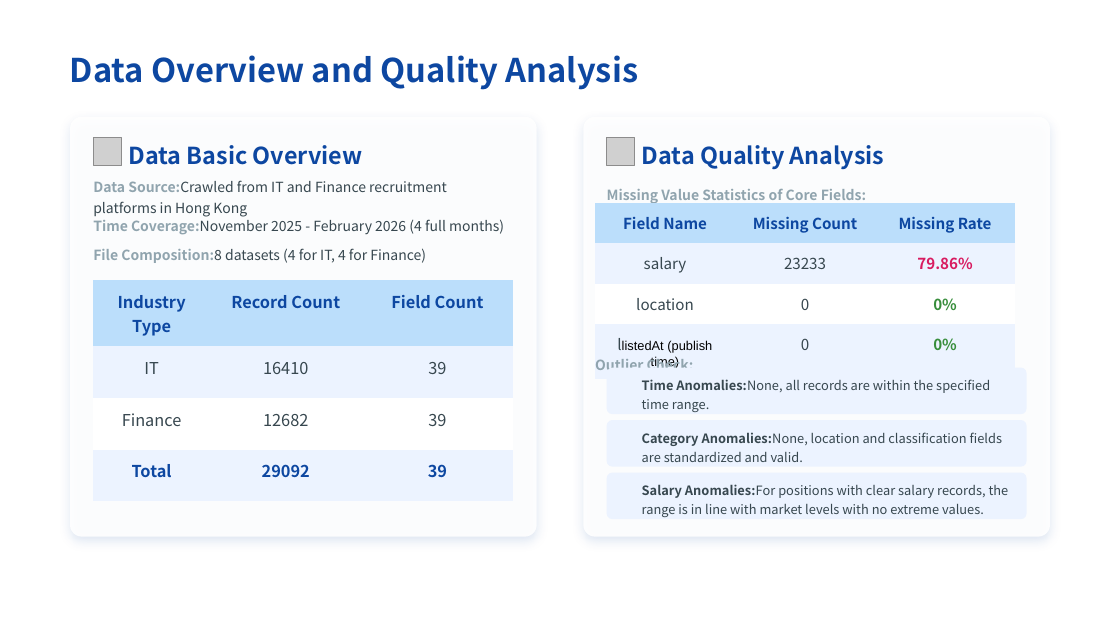
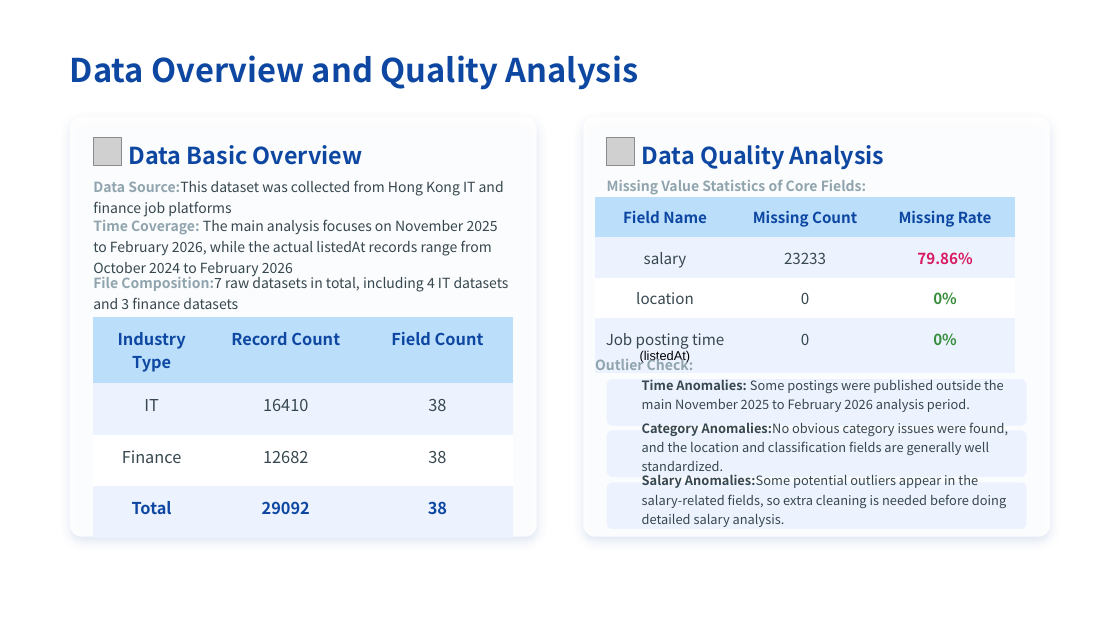
Before and after one commit to Nagikawa/hong-kong-fintech-career-analyst, a slide deck: slide 2 of 7810 section2.pptx. Drawn at 1120x630 pixels with LibreOffice and Linux fonts; fonts in the diff are those of the drawing; grey boxes stand for pictures; background and template pictures are left out. Boxes give left, top, right and bottom in pixels: in the first picture for what was removed or moved away, otherwise in the second. Text is boxed around its words. In the diff, an @@ line names an element or a change of style, - is before the commit and + after.

```diff
--- a/7810 section2.pptx
+++ b/7810 section2.pptx
@@ text "Missing Value Statistics of Core ...": place and size @@
-text "Missing Value Statistics of Core ..." at [607, 189, 866, 204]
+text "Missing Value Statistics of Core ..." at [607, 180, 866, 195]
@@ text at [93, 180, 504, 217]: text changed @@
-Data Source:Crawled from IT and Finance recruitment platforms in Hong Kong
+Data Source:This dataset was collected from Hong Kong IT and finance job platforms
@@ table at [595, 197, 1016, 367] @@
-row 4, column 1: llistedAt (publish time)
+row 4, column 1: Job posting time (listedAt)
@@ table: place and size @@
-table at [595, 202, 1016, 372]
+table at [595, 197, 1016, 367]
@@ text at [93, 219, 498, 278]: text changed @@
-Time Coverage:November 2025 - February 2026 (4 full months)
+Time Coverage: The main analysis focuses on November 2025 to February 2026, while the actual listedAt records range from October 2024 to February 2026
@@ text at [93, 274, 509, 309]: text changed @@
-File Composition:8 datasets (4 for IT, 4 for Finance)
+File Composition:7 raw datasets in total, including 4 IT datasets and 3 finance datasets
@@ table at [93, 317, 514, 523] @@
-row 2, column 3: 39
+row 2, column 3: 38
-row 3, column 3: 39
+row 3, column 3: 38
-row 4, column 3: 39
+row 4, column 3: 38
@@ table: place and size @@
-table at [93, 280, 514, 486]
+table at [93, 317, 514, 523]
@@ 3 rounded rectangles: place and size @@
-3 rounded rectangles at [607, 368, 1027, 519]
+3 rounded rectangles at [607, 379, 1027, 529]
@@ text at [642, 379, 1004, 412]: text changed @@
-Time Anomalies:None, all records are within the specified time range.
+Time Anomalies: Some postings were published outside the main November 2025 to February 2026 analysis period.
@@ text at [642, 422, 1008, 476]: text changed @@
-Category Anomalies:None, location and classification fields are standardized and valid.
+Category Anomalies:No obvious category issues were found, and the location and classification fields are generally well standardized.
@@ text at [642, 474, 1006, 527]: text changed @@
-Salary Anomalies:For positions with clear salary records, the range is in line with market levels with no extreme values.
+Salary Anomalies:Some potential outliers appear in the salary-related fields, so extra cleaning is needed before doing detailed salary analysis.
```
Also in this commit, not shown: 2 other slides changed.
